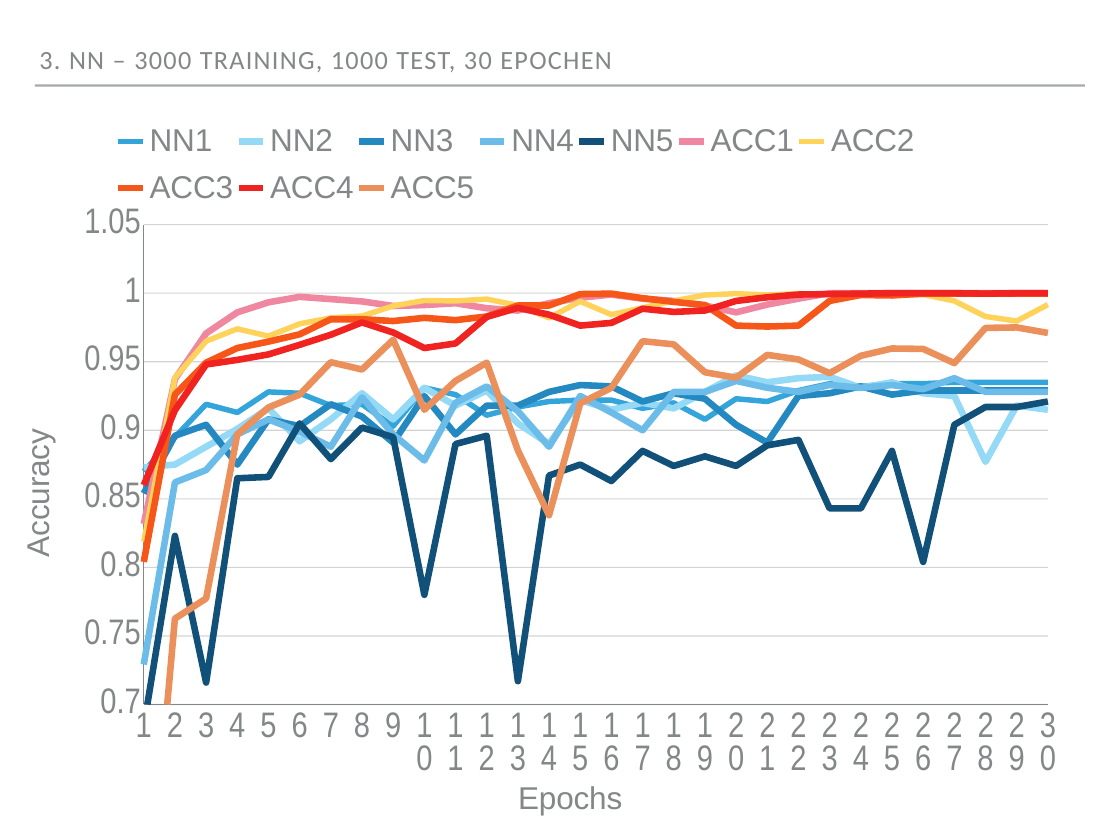
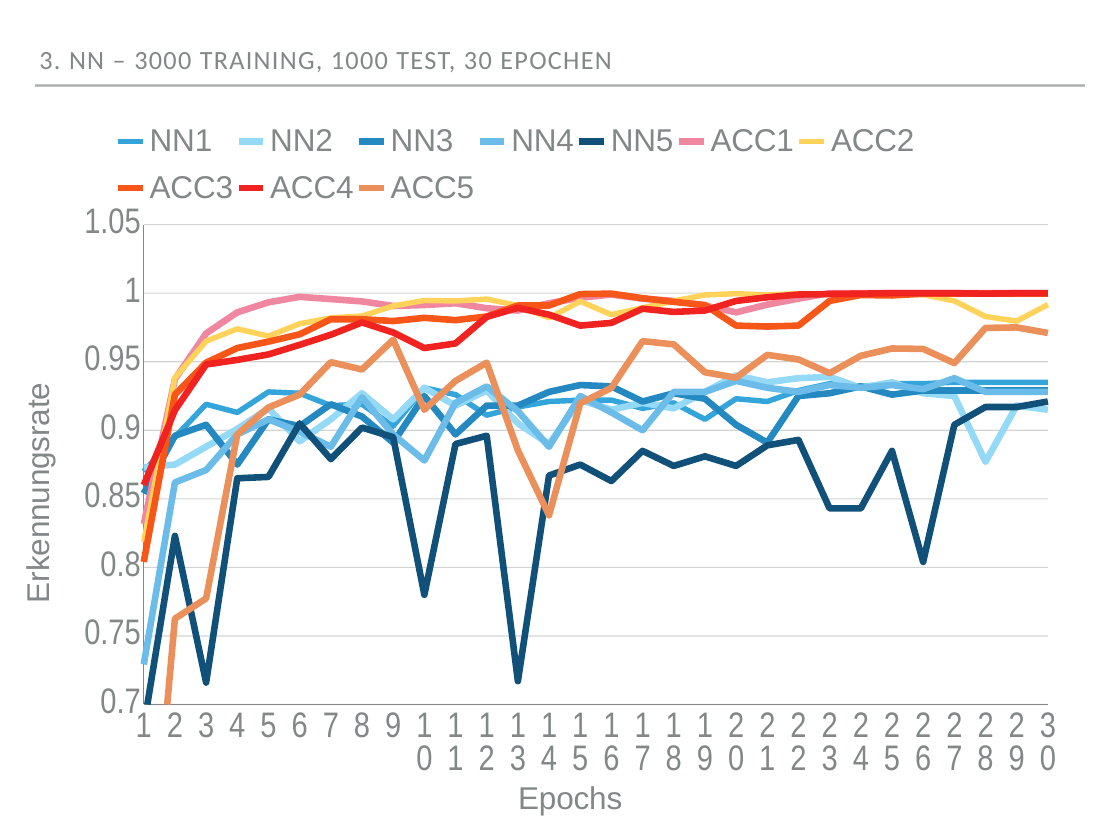
Before and after one commit to cataleya/isy-project, a slide deck: slide 22 of Auswertung, Präsi/isy_endpraese.pptx (slide 7 before the commit). Drawn at 1120x840 pixels with LibreOffice and Linux fonts; fonts in the diff are those of the drawing. Boxes give left, top, right and bottom in pixels: in the first picture for what was removed or moved away, otherwise in the second. Text is boxed around its words. In the diff, an @@ line names an element or a change of style, - is before the commit and + after.

```diff
--- a/Auswertung, Präsi/isy_endpraese.pptx
+++ b/Auswertung, Präsi/isy_endpraese.pptx
@@ line chart at bbox=[12, 112, 1062, 825] @@
@@ value axis title "Accuracy" to "Erkennungsrate" @@
```
Also in this commit, not shown: 12 other slides changed, 6 slides added, 1 slide removed, 2 other files.
